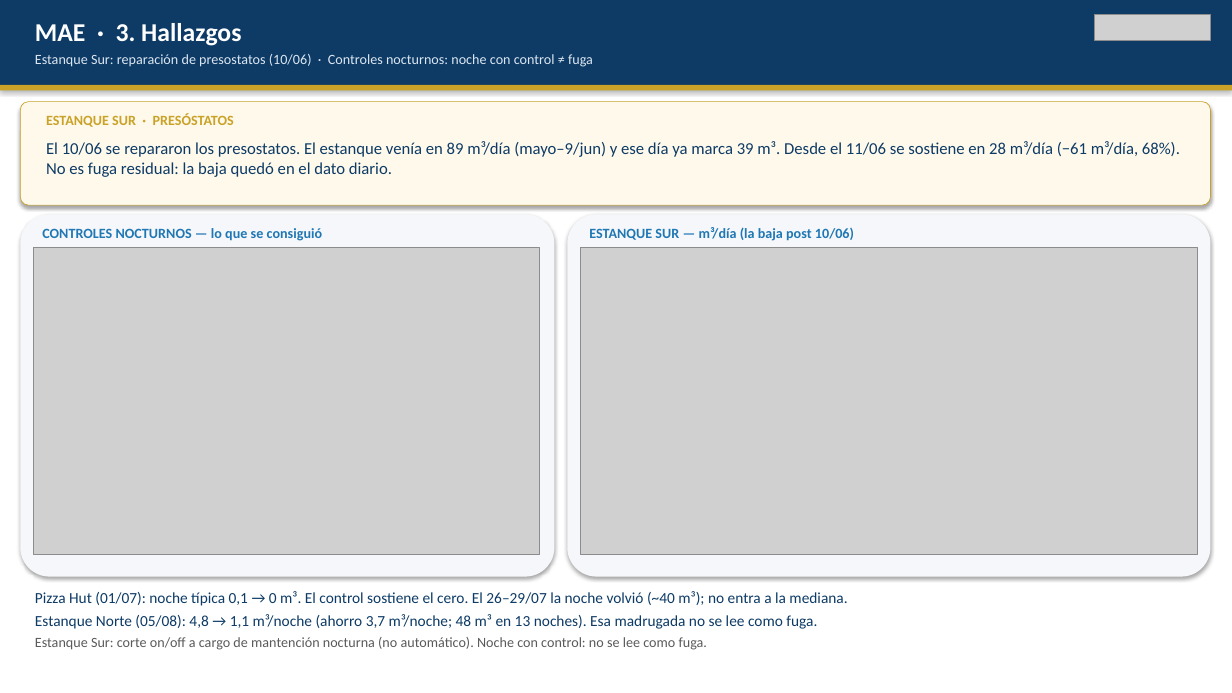
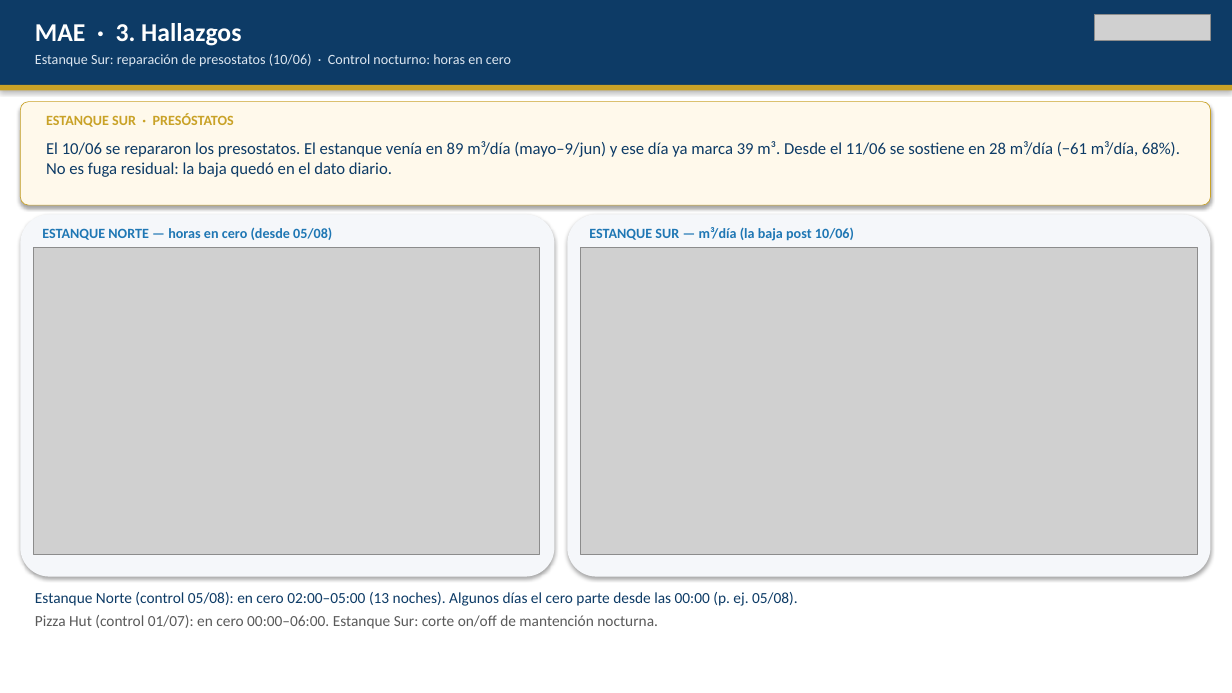
Before and after one commit to anibaloperacionesWes/wes-scripts, a slide deck: slide 4 of reports/Parque_Arauco/TMP_7MALLS/entrega_diego_anibal/Recorrido_ejecutivo_PA_MAE_20260817.pptx. Drawn at 1232x693 pixels with LibreOffice and Linux fonts; fonts in the diff are those of the drawing; grey boxes stand for pictures. Boxes give left, top, right and bottom in pixels: in the first picture for what was removed or moved away, otherwise in the second. Text is boxed around its words. In the diff, an @@ line names an element or a change of style, - is before the commit and + after.

```diff
--- a/reports/Parque_Arauco/TMP_7MALLS/entrega_diego_anibal/Recorrido_ejecutivo_PA_MAE_20260817.pptx
+++ b/reports/Parque_Arauco/TMP_7MALLS/entrega_diego_anibal/Recorrido_ejecutivo_PA_MAE_20260817.pptx
@@ text at <box>35,54,511,67</box>: text changed @@
-Estanque Sur: reparación de presostatos (10/06) · Controles nocturnos: noche con control ≠ fuga
+Estanque Sur: reparación de presostatos (10/06) · Control nocturno: horas en cero
@@ text at <box>42,227,332,240</box>: text changed @@
-CONTROLES NOCTURNOS — lo que se consiguió
+ESTANQUE NORTE — horas en cero (desde 05/08)
@@ text at <box>35,592,798,629</box>: text changed @@
-Pizza Hut (01/07): noche típica 0,1 → 0 m³. El control sostiene el cero. El 26–29/07 la noche volvió (~40 m³); no entra a la mediana.
-Estanque Norte (05/08): 4,8 → 1,1 m³/noche (ahorro 3,7 m³/noche; 48 m³ en 13 noches). Esa madrugada no se lee como fuga.
-Estanque Sur: corte on/off a cargo de mantención nocturna (no automático). Noche con control: no se lee como fuga.
+Estanque Norte (control 05/08): en cero 02:00–05:00 (13 noches). Algunos días el cero parte desde las 00:00 (p. ej. 05/08).
+Pizza Hut (control 01/07): en cero 00:00–06:00. Estanque Sur: corte on/off de mantención nocturna.
```
Also in this commit, not shown: 3 other files.
